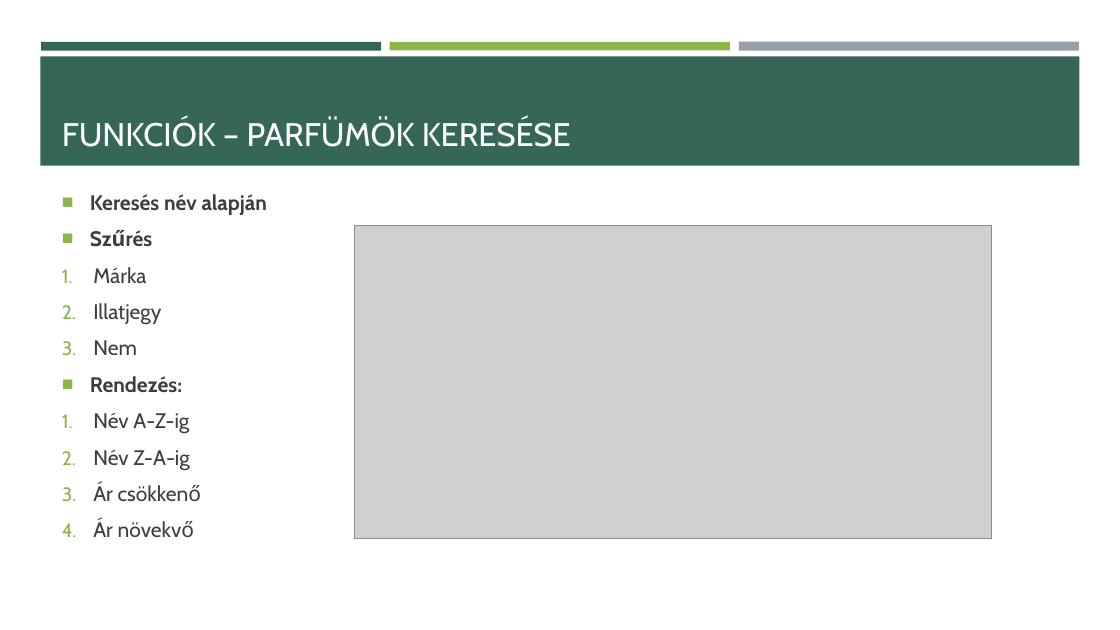
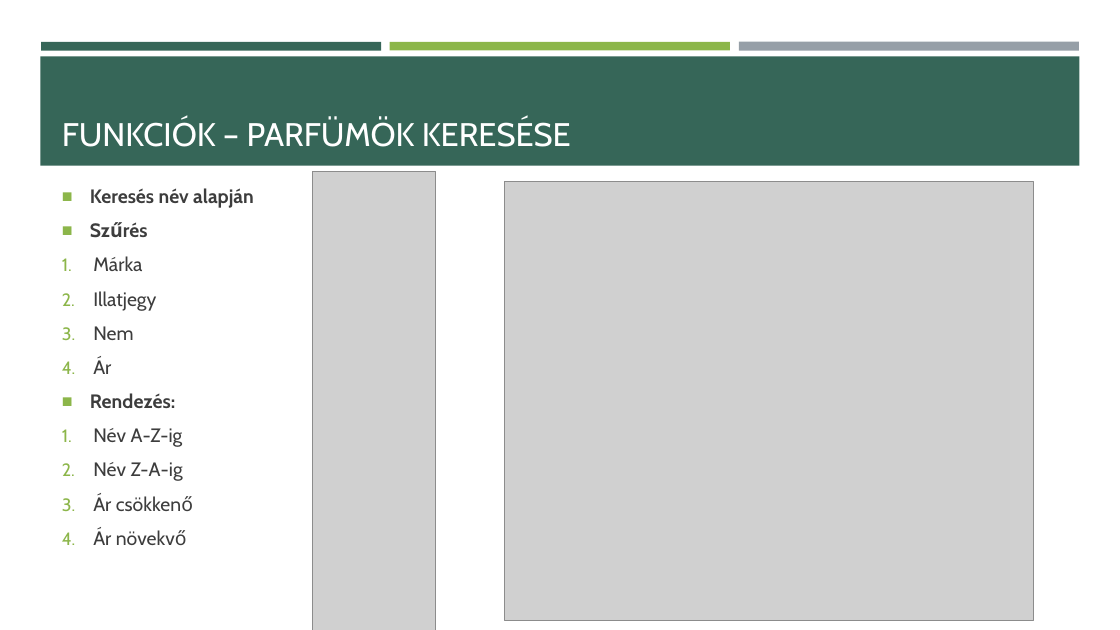
Before and after one commit to mikilaczy/Parfumvilag_vegleges, a slide deck: slide 5 of Parfümvilág.pptx. Drawn at 1120x630 pixels with LibreOffice and Linux fonts; fonts in the diff are those of the drawing; grey boxes stand for pictures. Boxes give left, top, right and bottom in pixels: in the first picture for what was removed or moved away, otherwise in the second. Text is boxed around its words. In the diff, an @@ line names an element or a change of style, - is before the commit and + after.

```diff
--- a/Parfümvilág.pptx
+++ b/Parfümvilág.pptx
@@ picture added at (313,171,436,630) @@
@@ text at (90,188,254,545): size 18 to 16.6 pt @@
@@ picture: place and size @@
-picture at (355,225,991,539)
+picture at (505,181,1033,621)
@@ text at (93,360,111,374): paragraph added @@
+4. Ár
```
Also in this commit, not shown: 2 other slides changed, 3 other files.
